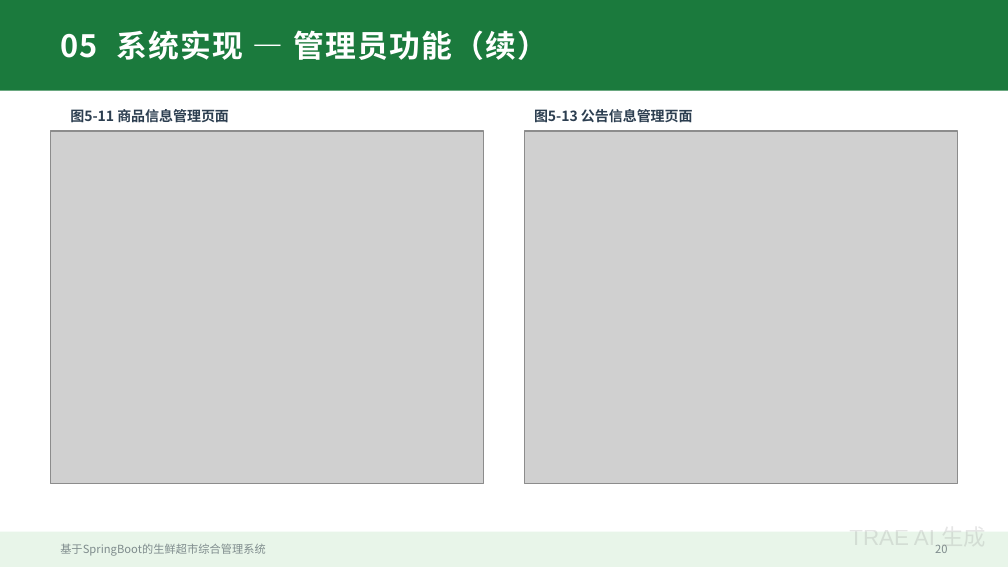
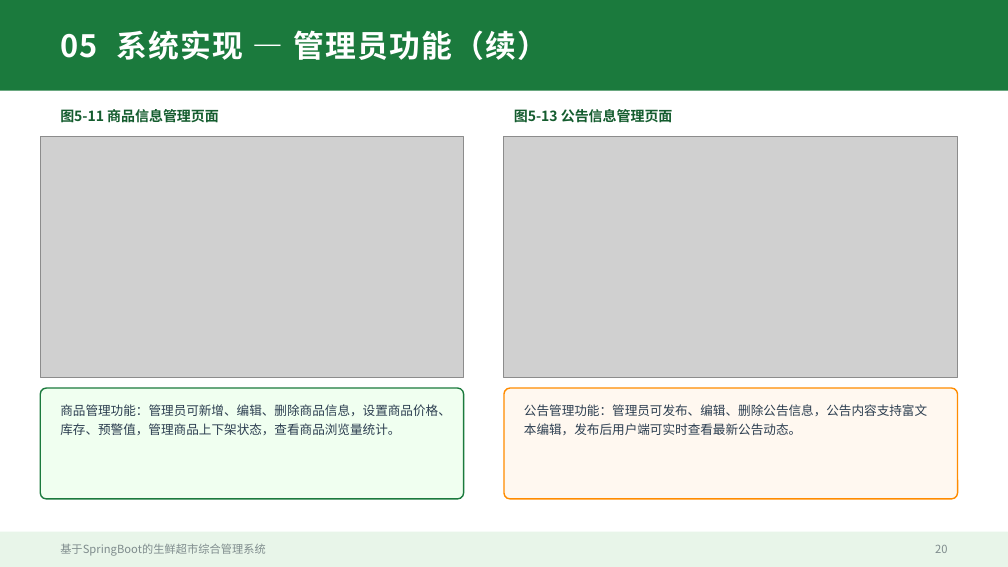
Before and after one commit to lvolk555/Trea--warehouse-, a slide deck: slide 20 of 生鲜超市综合管理系统_毕业答辩PPT.pptx. Drawn at 1008x567 pixels with LibreOffice and Linux fonts; fonts in the diff are those of the drawing; grey boxes stand for pictures. Boxes give left, top, right and bottom in pixels: in the first picture for what was removed or moved away, otherwise in the second. Text is boxed around its words. In the diff, an @@ line names an element or a change of style, - is before the commit and + after.

```diff
--- a/生鲜超市综合管理系统_毕业答辩PPT.pptx
+++ b/生鲜超市综合管理系统_毕业答辩PPT.pptx
@@ text "图5-11 商品信息管理页面": place and size @@
-text "图5-11 商品信息管理页面" at [70, 107, 229, 125]
+text "图5-11 商品信息管理页面" at [60, 107, 219, 125]
@@ text "图5-11 商品信息管理页面" at [60, 107, 219, 125]: text colour #2C3E50 to #145C2E @@
@@ text "图5-13 公告信息管理页面" at [514, 109, 673, 123]: text colour #2C3E50 to #145C2E @@
@@ text "图5-13 公告信息管理页面": place and size @@
-text "图5-13 公告信息管理页面" at [534, 109, 693, 123]
+text "图5-13 公告信息管理页面" at [514, 109, 673, 123]
@@ picture: place and size @@
-picture at [50, 131, 484, 484]
+picture at [40, 136, 464, 378]
@@ picture: place and size @@
-picture at [524, 131, 958, 484]
+picture at [504, 136, 958, 378]
@@ rounded rectangle added at [40, 388, 464, 499], fill #F0FFF0, outline #1B7A3D 1 pt @@
@@ rounded rectangle added at [504, 388, 958, 499], fill #FFF8F0, outline #FF8C00 1 pt @@
@@ text added at [60, 404, 451, 435], 9 pt, text #2C3E50 @@
+商品管理功能：管理员可新增、编辑、删除商品信息，设置商品价格、库存、预警值，管理商品上下架状态，查看商品浏览量统计。
@@ text added at [524, 404, 927, 435], 9 pt, text #2C3E50 @@
+公告管理功能：管理员可发布、编辑、删除公告信息，公告内容支持富文本编辑，发布后用户端可实时查看最新公告动态。
@@ text removed at [849, 525, 986, 551] @@
-TRAE AI 生成
```
Also in this commit, not shown: 23 other slides changed.
